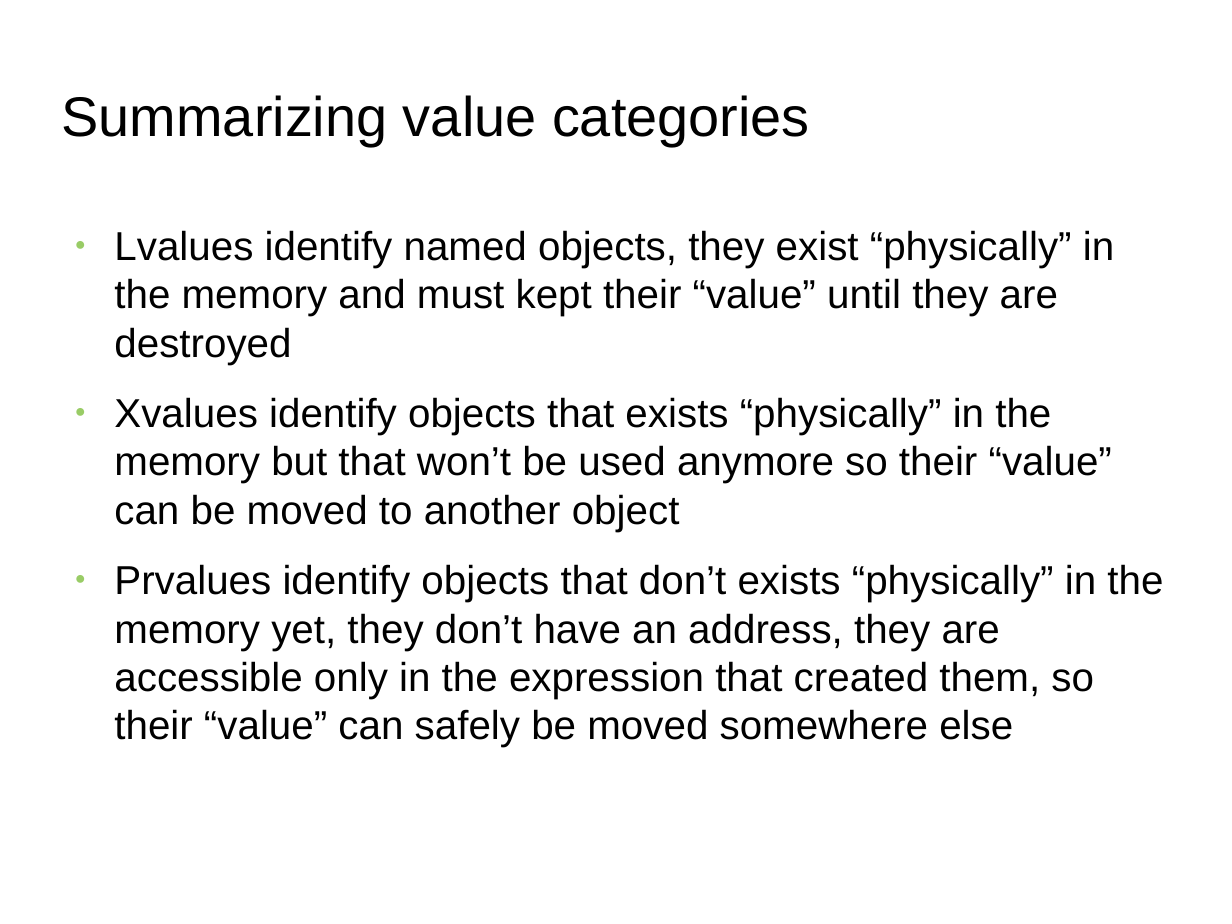
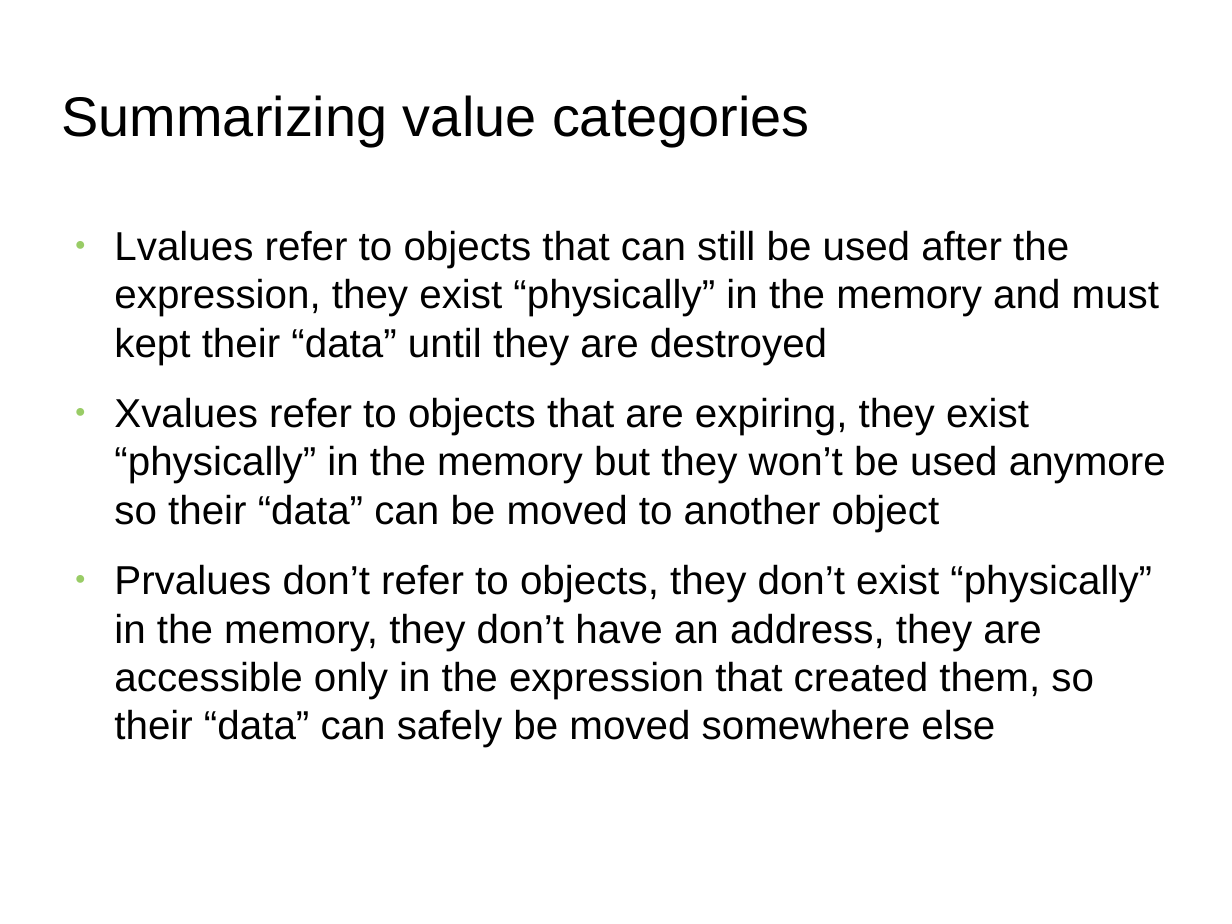
Before and after one commit to FranckRJ/CPP-trainings, a slide deck: slide 15 of traning-move.pt1.odp (slide 16 before the commit). Drawn at 1232x924 pixels with LibreOffice and Linux fonts; fonts in the diff are those of the drawing; background and template pictures are left out. Boxes give left, top, right and bottom in pixels: in the first picture for what was removed or moved away, otherwise in the second. Text is boxed around its words. In the diff, an @@ line names an element or a change of style, - is before the commit and + after.

```diff
--- a/traning-move.pt1.odp
+++ b/traning-move.pt1.odp
@@ text at [114,230,1166,747]: text changed @@
-● Lvalues identify named objects, they exist “physically” in the memory and must kept their “value” until they are destroyed
-● Xvalues identify objects that exists “physically” in the memory but that won’t be used anymore so their “value” can be moved to another object
-● Prvalues identify objects that don’t exists “physically” in the memory yet, they don’t have an address, they are accessible only in the expression that created them, so their “value” can safely be moved somewhere else
+● Lvalues refer to objects that can still be used after the expression, they exist “physically” in the memory and must kept their “data” until they are destroyed
+● Xvalues refer to objects that are expiring, they exist “physically” in the memory but they won’t be used anymore so their “data” can be moved to another object
+● Prvalues don’t refer to objects, they don’t exist “physically” in the memory, they don’t have an address, they are accessible only in the expression that created them, so their “data” can safely be moved somewhere else
```
Also in this commit, not shown: 7 other slides changed, 1 slide added, 2 slides removed, 2 other files.
